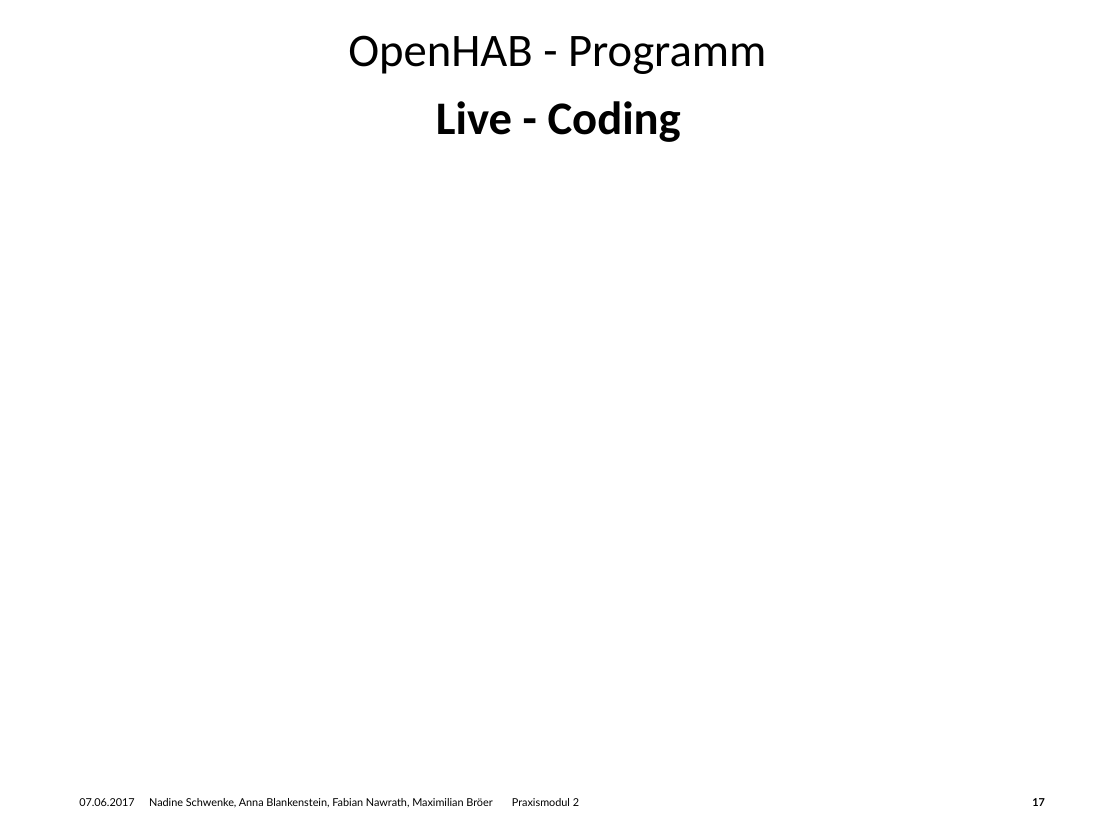
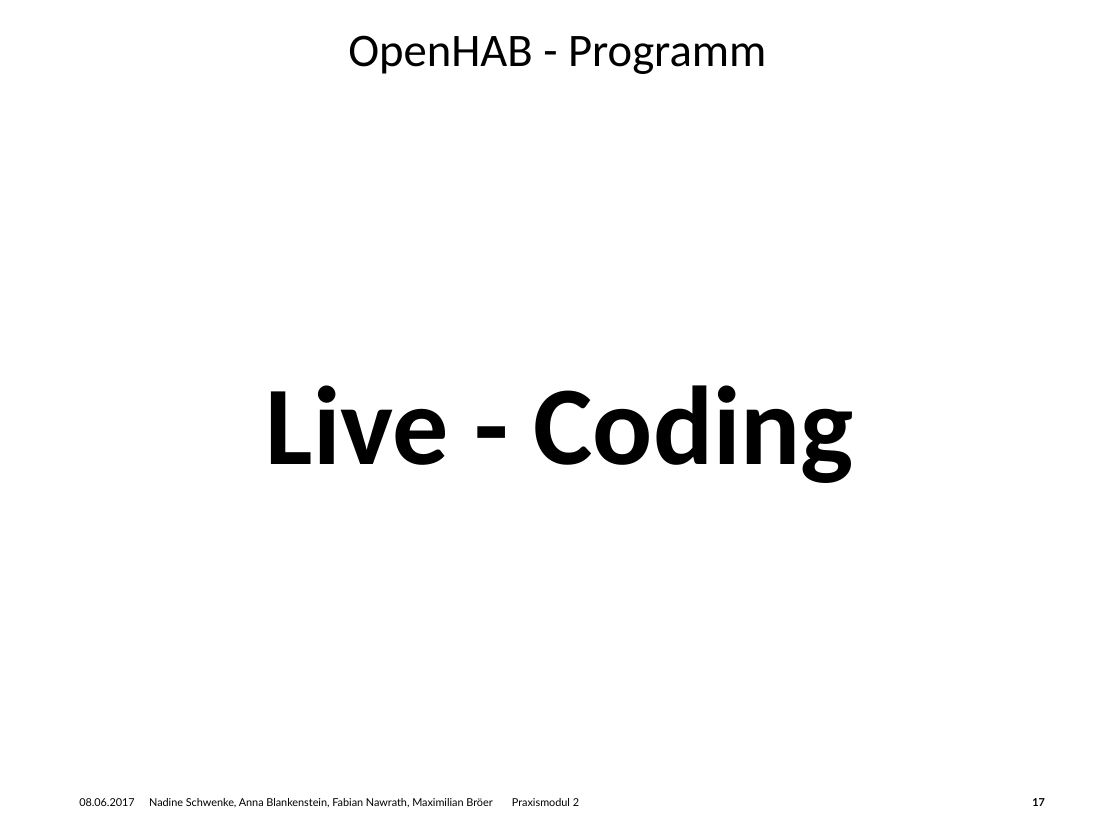
Before and after one commit to Nawygator/Praxisseminar, a slide deck: slide 17 of HSHL_Hausautomationssysteme.potx.pptx. Drawn at 1120x840 pixels with LibreOffice and Linux fonts; fonts in the diff are those of the drawing; background and template pictures are left out. Boxes give left, top, right and bottom in pixels: in the first picture for what was removed or moved away, otherwise in the second. Text is boxed around its words. In the diff, an @@ line names an element or a change of style, - is before the commit and + after.

Commit message:
Fixes 2

```diff
--- a/HSHL_Hausautomationssysteme.potx.pptx
+++ b/HSHL_Hausautomationssysteme.potx.pptx
@@ text "Live - Coding" moved from (x1=436, y1=101, x2=681, y2=142) to (x1=266, y1=385, x2=854, y2=483) @@
@@ text "Live - Coding" at (x1=266, y1=385, x2=854, y2=483): size 30 to 72 pt; alignment left to centre @@
@@ text at (x1=79, y1=798, x2=579, y2=808): text changed @@
-07.06.2017 Nadine Schwenke, Anna Blankenstein, Fabian Nawrath, Maximilian Bröer Praxismodul 2
+08.06.2017 Nadine Schwenke, Anna Blankenstein, Fabian Nawrath, Maximilian Bröer Praxismodul 2
```
Also in this commit, not shown: 19 other slides changed.
